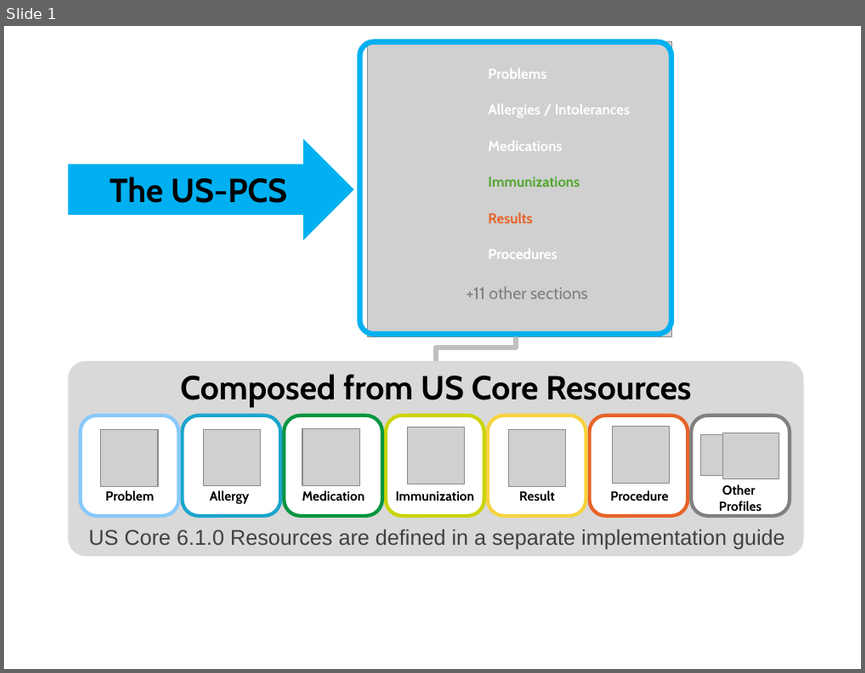
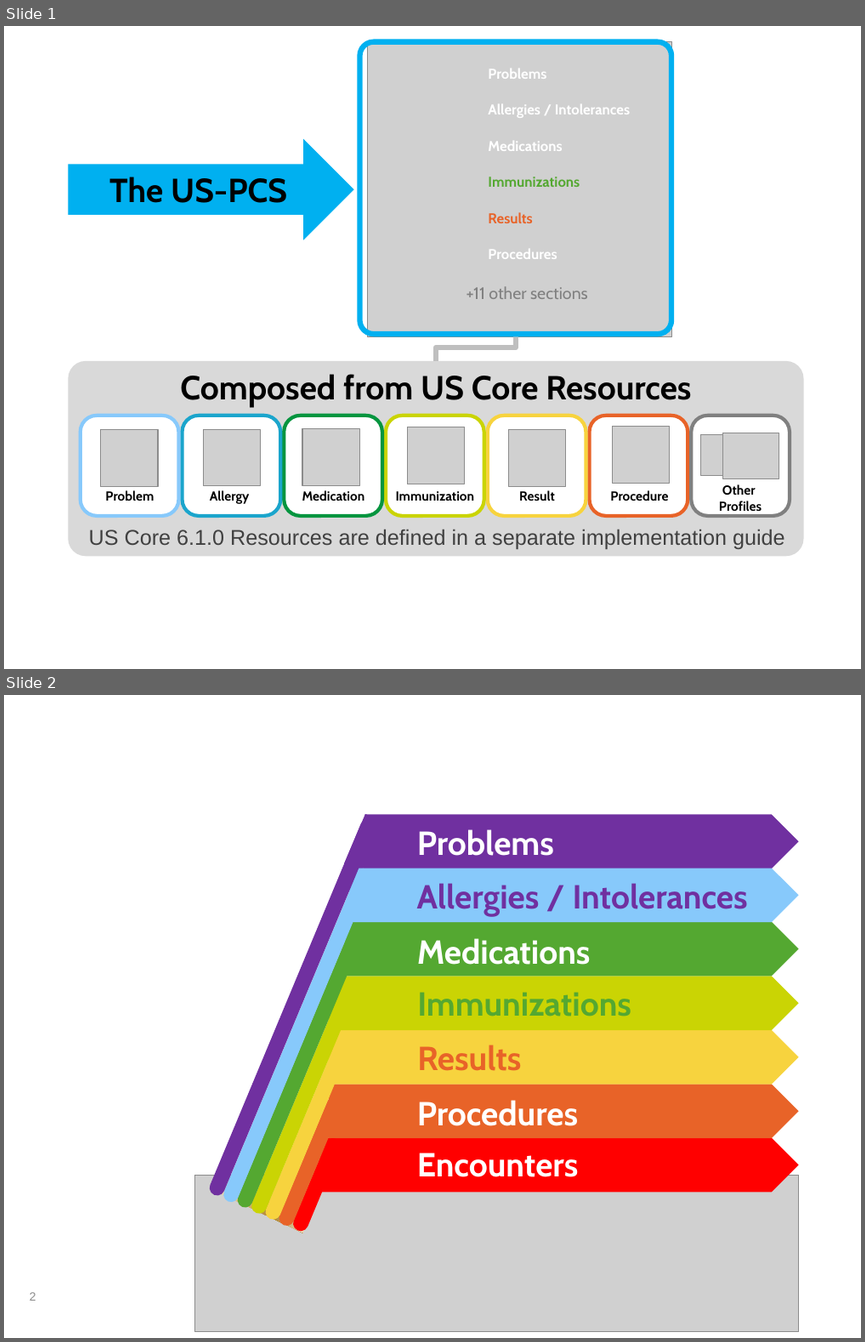
Before and after one commit to HL7/us-fhir-ps, a slide deck: US-PCS ballot images 2026.pptx. Shown one above the other, each under a label of ours: slide 1 before the commit, slides 1 and 2 after it. The pictures are 865x673 and 865x1342 pixels, drawn with LibreOffice and Linux fonts; fonts in the diff are those of the drawing; grey boxes stand for pictures. Boxes give left, top, right and bottom in pixels: in the first picture for what was removed or moved away, otherwise in the second. Text is boxed around its words. In the diff, an @@ line names an element or a change of style, - is before the commit and + after.

```diff
--- a/US-PCS ballot images 2026.pptx
+++ b/US-PCS ballot images 2026.pptx
@@ slide 2 added at <box>4,695,861,1338</box>, background #FFFFFF @@
@@ group added at <box>195,814,799,1332</box>: 7 pentagon arrows, 7 rounded rectangles, 4 texts, 2 rectangles, 1 picture @@
+Results
+Immunizations
+Problems
+Medications
+Procedures
+Encounters
+Allergies / Intolerances
@@ page number added at <box>30,1292,36,1300</box>, 10 pt, text #8C8C8C @@
+2
```
Also in this commit, not shown: 2 other slides added.
